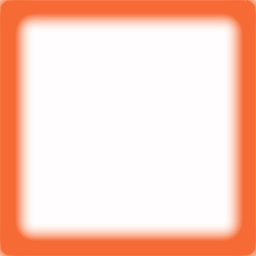
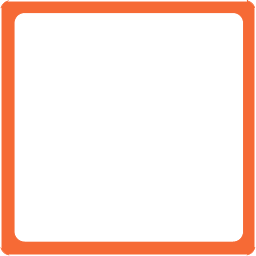
Layer changes from the first 256 × 256 image to the second:
hid "Layer 3" over (x1=0, y1=0, x2=256, y2=256)
